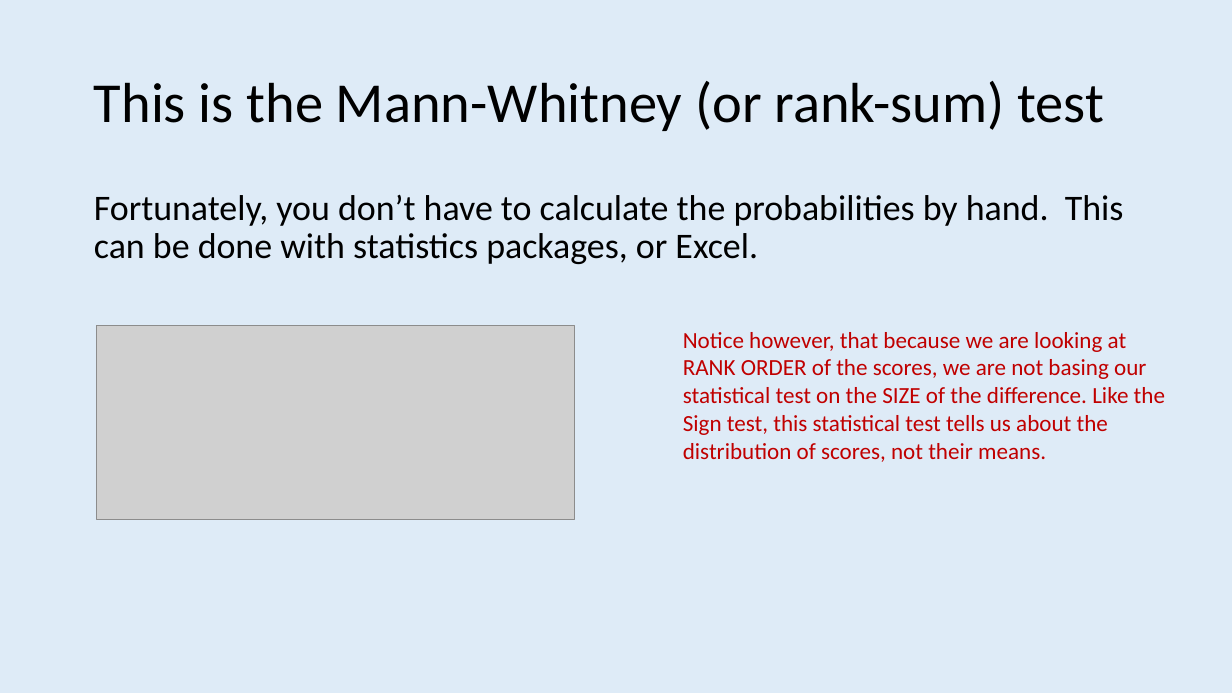
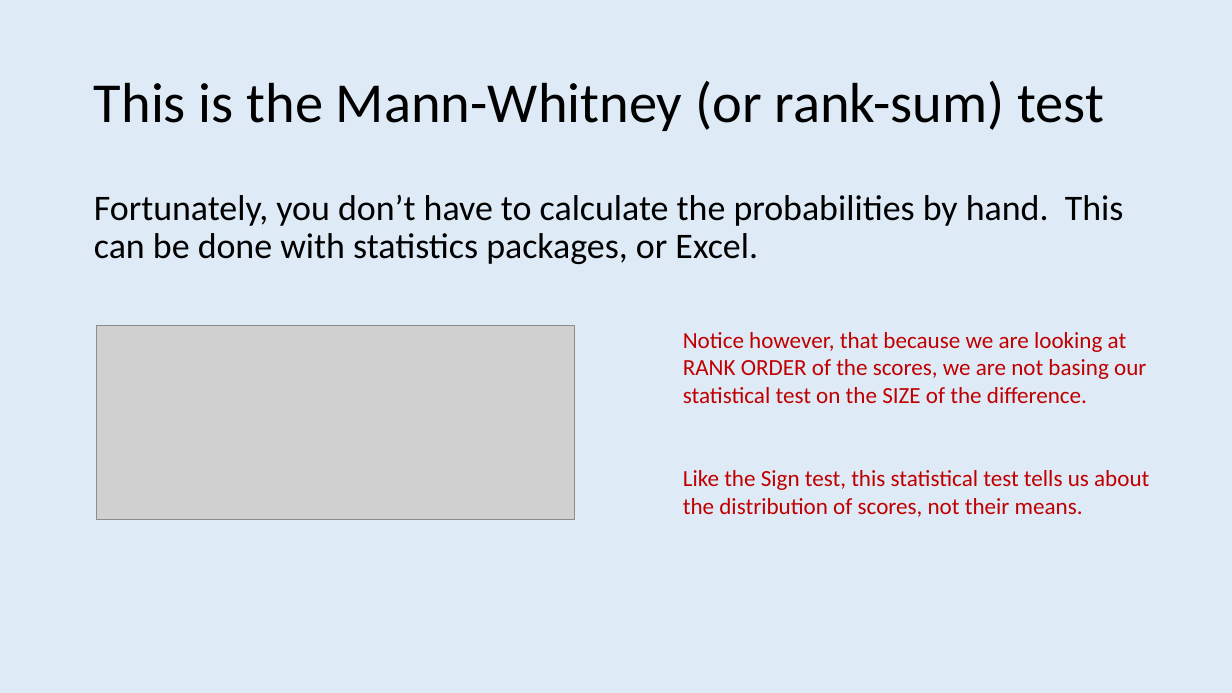
Before and after one commit to ajwills72/rmhealth-found, a slide deck: slide 61 of docs/statistical_inference.pptx (slide 39 before the commit). Drawn at 1232x693 pixels with LibreOffice and Linux fonts; fonts in the diff are those of the drawing; grey boxes stand for pictures. Boxes give left, top, right and bottom in pixels: in the first picture for what was removed or moved away, otherwise in the second. Text is boxed around its words. In the diff, an @@ line names an element or a change of style, - is before the commit and + after.

```diff
--- a/docs/statistical_inference.pptx
+++ b/docs/statistical_inference.pptx
@@ text at (683,332,1149,517): text changed @@
-Notice however, that because we are looking at RANK ORDER of the scores, we are not basing our statistical test on the SIZE of the difference. Like the Sign test, this statistical test tells us about the distribution of scores, not their means.
+Notice however, that because we are looking at RANK ORDER of the scores, we are not basing our statistical test on the SIZE of the difference.
+Like the Sign test, this statistical test tells us about the distribution of scores, not their means.
```
Also in this commit, not shown: 6 other slides changed, 23 slides added, 13 slides removed, 4 other files.
